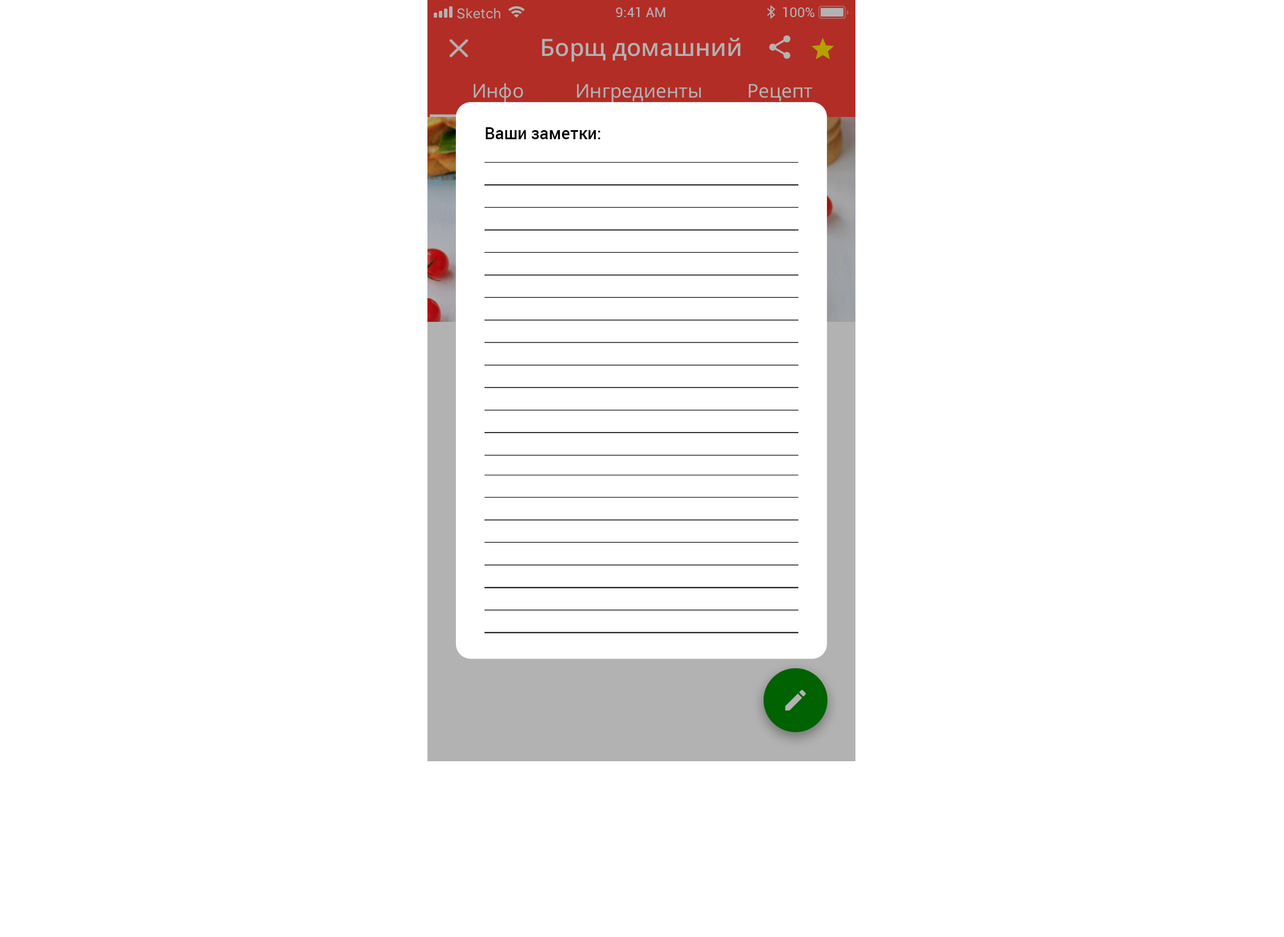
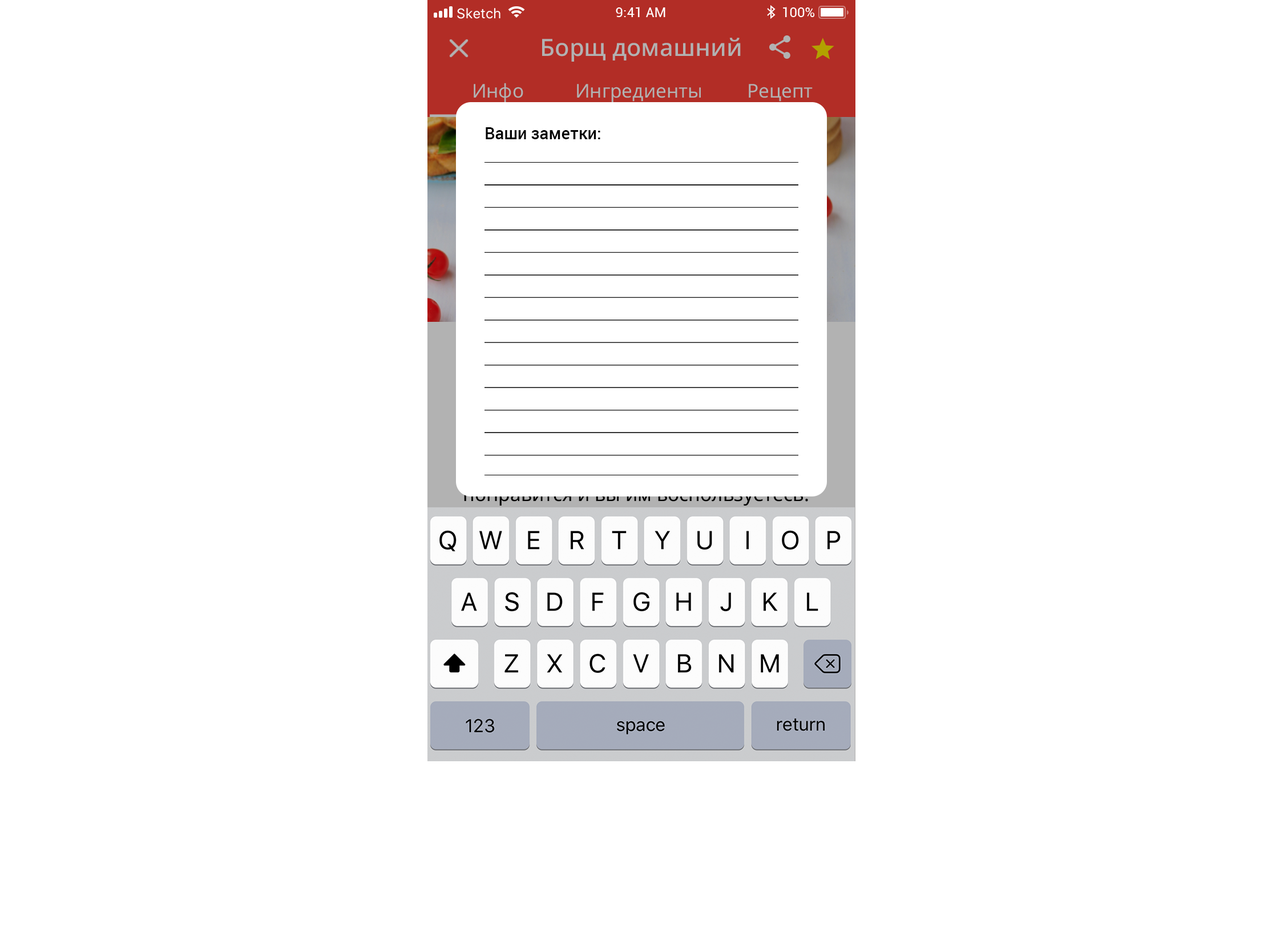
Before/after of a 1284 × 937 layered artwork. What changed in the layer stack:
moved "Vector Smart Object copy" into group "smachno_info_edit" over (433, 5, 849, 20)
added layer "Keyboard Light" in group "smachno_info_edit" over (427, 507, 855, 762)
removed layer "<Group>" (1st of 25, in "smachno_info_edit" › "Layer 2") from group "Layer 2" over (484, 631, 799, 634)
removed layer "<Group>" (2nd of 25, in "smachno_info_edit" › "Layer 2") from group "Layer 2" over (484, 609, 799, 611)
removed layer "<Group>" (3rd of 25, in "smachno_info_edit" › "Layer 2") from group "Layer 2" over (484, 586, 799, 589)
removed layer "<Group>" (4th of 25, in "smachno_info_edit" › "Layer 2") from group "Layer 2" over (484, 564, 799, 566)
removed layer "<Group>" (5th of 25, in "smachno_info_edit" › "Layer 2") from group "Layer 2" over (484, 541, 799, 543)
removed layer "<Group>" (6th of 25, in "smachno_info_edit" › "Layer 2") from group "Layer 2" over (484, 519, 799, 521)
removed layer "<Group>" (7th of 25, in "smachno_info_edit" › "Layer 2") from group "Layer 2" over (484, 496, 799, 498)
painted on "Rectangle 1 copy" over (455, 101, 828, 660)
